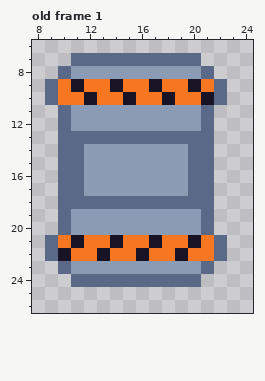
File history of a pixel-art file, art-source/cannister.ase. Above: the version before the commit.
32x32 pixels, 1 frame. Shown: old frame 1: x 8..24, y 6..26. The commit also changed other frames, which this record leaves out.
The result:
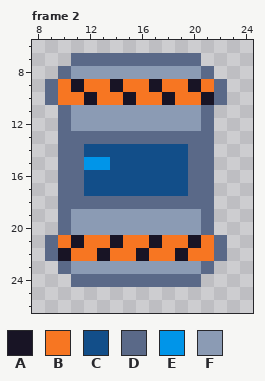
Palette (. is transparent): A #181425  B #f77622  C #124e89  D #5a6988  E #0095e9  F #8b9bb4
A new or re-ordered frame is compared with the old frame closest to it.
Diff:
{"change": "frames 1 -> 2"}
{"where": "frame 2 is new; against old frame 1"}
{"frame":2,"y":14,"x":12,"old":"FFFFFFFF","new":"CCCCCCCC"}
{"frame":2,"y":15,"x":12,"old":"FFFFFFFF","new":"EECCCCCC"}
{"frame":2,"y":16,"x":12,"old":"FFFFFFFF","new":"CCCCCCCC"}
{"frame":2,"y":17,"x":12,"old":"FFFFFFFF","new":"CCCCCCCC"}
{"label":"changed","picture_box":[84,144,188,196]}
